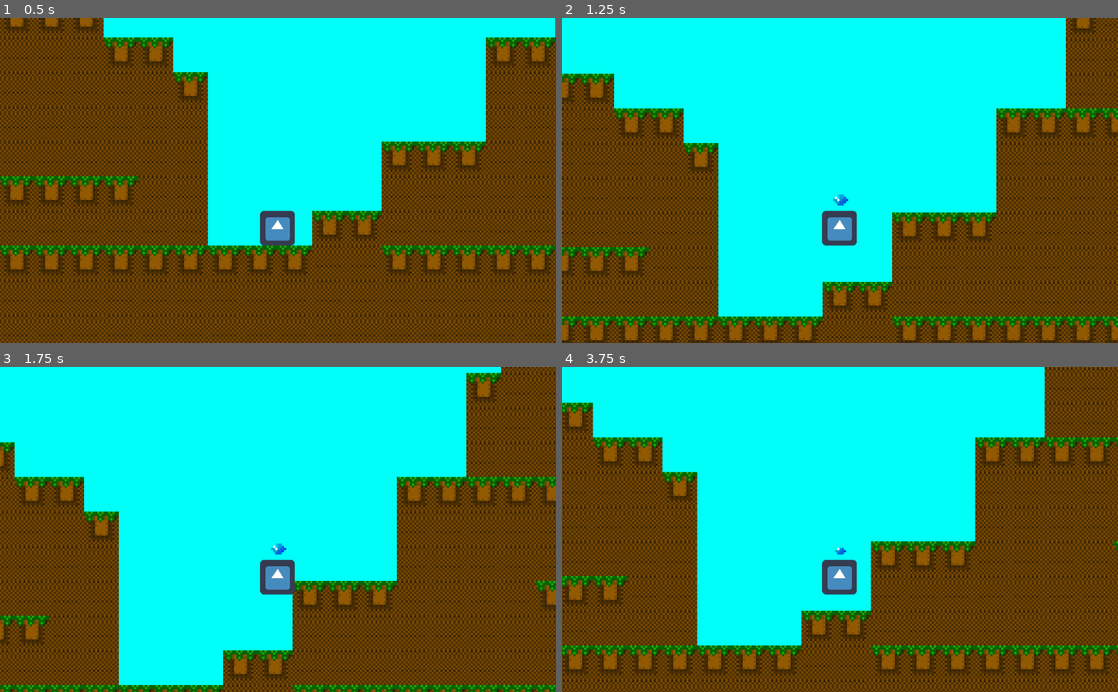
Above: before the commit, frames 1-4 (two rows, left to right).
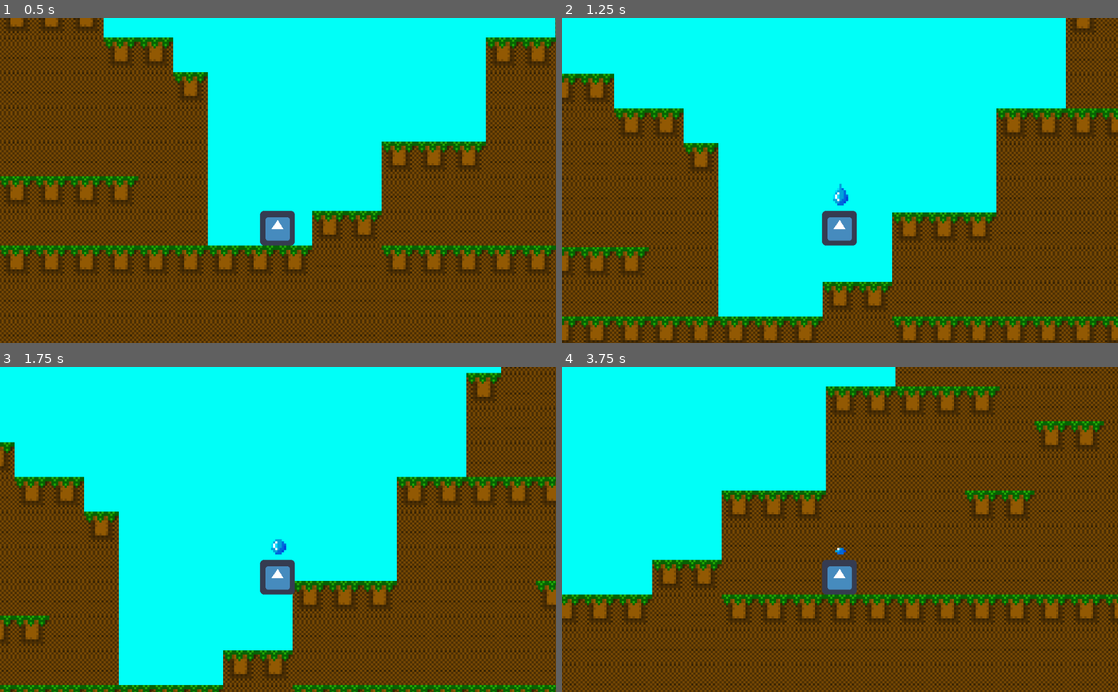
Above: after the commit, the same moments.

Repository: iloveusername/CodeOrCreateNerdsGame
Game: Godot game, scene res://Scenes/Test Scene.tscn
The game is run twice, just before and just after one commit, with the same random seed, the same clock (stepped at 60 frames per second) and the same inputs. The engine's default icon, where the game draws it, is replaced by a stand-in: a white triangle on a blue panel in a dark square.
Inputs (mouse positions are in pixels of both pictures, inside the frame that each line leads up to):
- Up to frame 1 (0.5 s): no input
- Up to frame 2 (1.25 s): move the mouse to (962, 164) at 0.52 s; press the mouse at (962, 164) at 0.53 s; hold Right (ui_right) from 0.53 s (still down); tap Space (ui_select) at 0.77 s
- Up to frame 3 (1.75 s): keep holding Right (ui_right); move the mouse to (166, 545) at 1.27 s; release the mouse at (166, 545) at 1.28 s; click (166, 545) at 1.35 s; tap Space (ui_select) at 1.52 s
- Up to frame 4 (3.75 s): move the mouse to (895, 458) at 2.02 s; release Right (ui_right) at 2.03 s; press the mouse at (895, 458) at 2.03 s; hold Left (ui_left) 2.03-2.78 s; move the mouse to (812, 594) at 2.77 s; release the mouse at (812, 594) at 2.78 s; hold Right (ui_right) from 2.78 s (still down); click (812, 594) at 2.85 s; tap Space (ui_select) at 3.02 s; move the mouse to (1006, 578) at 3.52 s; press the mouse at (1006, 578) at 3.53 s

Frame 1 is identical in both runs. In frame 2, less than 0.1% of the frame differs, in the area x 48-52%, y 50-56%; in frame 3, less than 0.1%; in frame 4, 64%, in the area x 0-100%, y 0-100%.

Commit message:
Water Bullets Now Despawn After A Short Time

Diff:
--- a/Scenes/Bullet.tscn
+++ b/Scenes/Bullet.tscn
@@ -1,12 +1,14 @@
-[gd_scene load_steps=3 format=2]
+[gd_scene load_steps=4 format=2]
 
 [ext_resource path="res://Sprites/Water Bullet.png" type="Texture" id=1]
+[ext_resource path="res://Scripts/Bullet.gd" type="Script" id=2]
 
 [sub_resource type="RectangleShape2D" id=1]
 extents = Vector2( 15.873, 30.7692 )
 
 [node name="Bullet" type="RigidBody2D"]
 gravity_scale = 0.0
+script = ExtResource( 2 )
 
 [node name="Sprite" type="Sprite" parent="."]
 position = Vector2( 4.76837e-07, -4.76837e-07 )
--- a/Scenes/Bullet.gd
+++ b/Scripts/Bullet.gd
@@ -3,12 +3,15 @@
 
 # Declare member variables here. Examples:
 # var a = 2
-# var b = "text"
+var death = 0
 
 
 # Called when the node enters the scene tree for the first time.
-func _ready():
-	pass # Replace with function body.
+func _physics_process(delta):
+	death += 1
+	if death > 100:
+		queue_free()
+	print(death)
 
 
 # Called every frame. 'delta' is the elapsed time since the previous frame.
--- a/Scripts/Player.gd
+++ b/Scripts/Player.gd
@@ -62,7 +62,6 @@
 		waterAnim.play("0 Charge")
 	if charge == 20:
 		waterAnim.play("20")
-		print("yeet")
 	if charge == 40:
 		waterAnim.play("40")
 	if charge == 60 :
@@ -73,11 +72,11 @@
 
 #Shooting
 	if Input.is_action_pressed("LMB"):
-		charge += 1
+		charge += 2
 	else:
-		charge -= 1
+		charge -= 2
 
-	if charge == 100 && shootRefresh == 100:
+	if charge >= 98 && shootRefresh == 100:
 		shootRefresh = 0
 		charge = 0
 		shoot()
@@ -92,7 +91,7 @@
 	charge = clamp(charge, 0, 100)
 
 	motion = move_and_slide(motion, Vector2.UP)
-	print(charge)
+	print()
 
 
 
